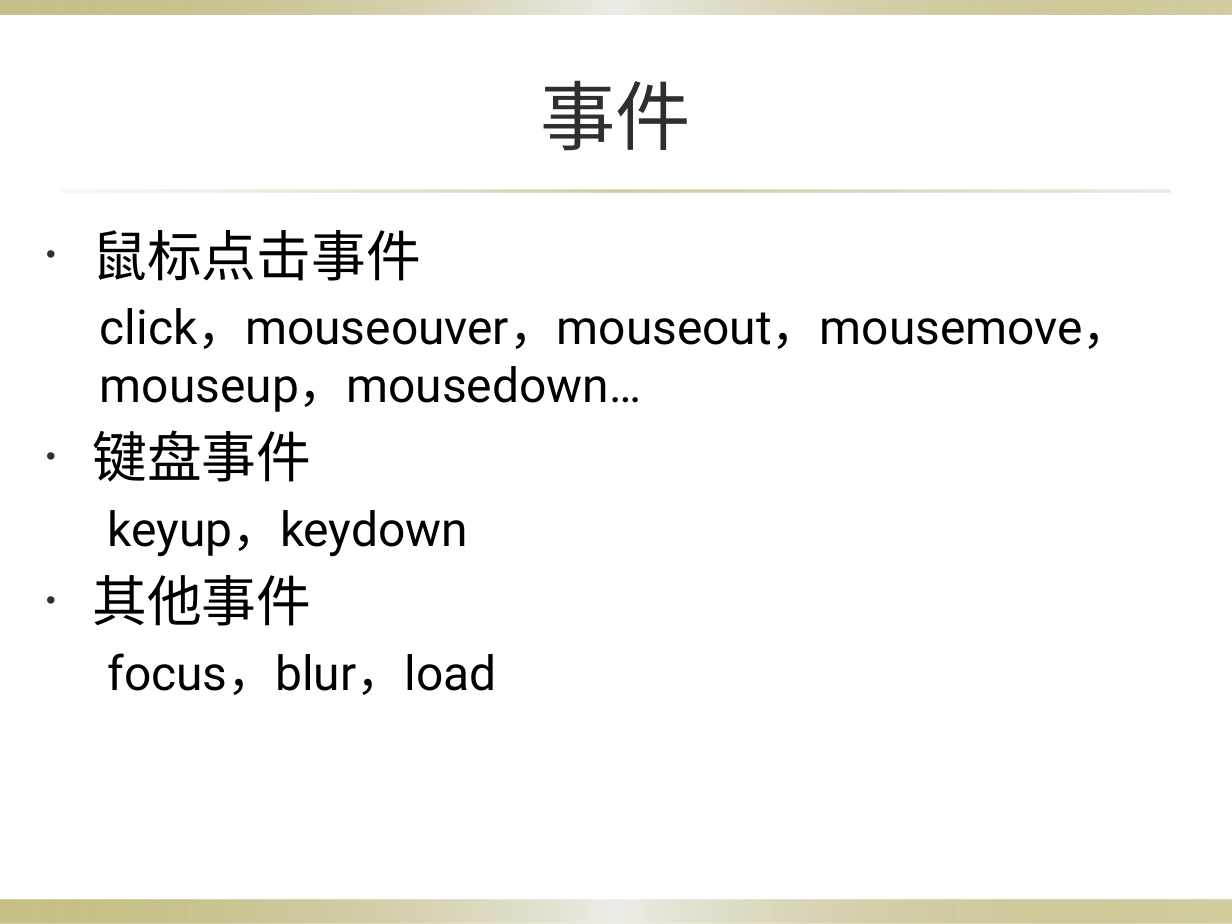
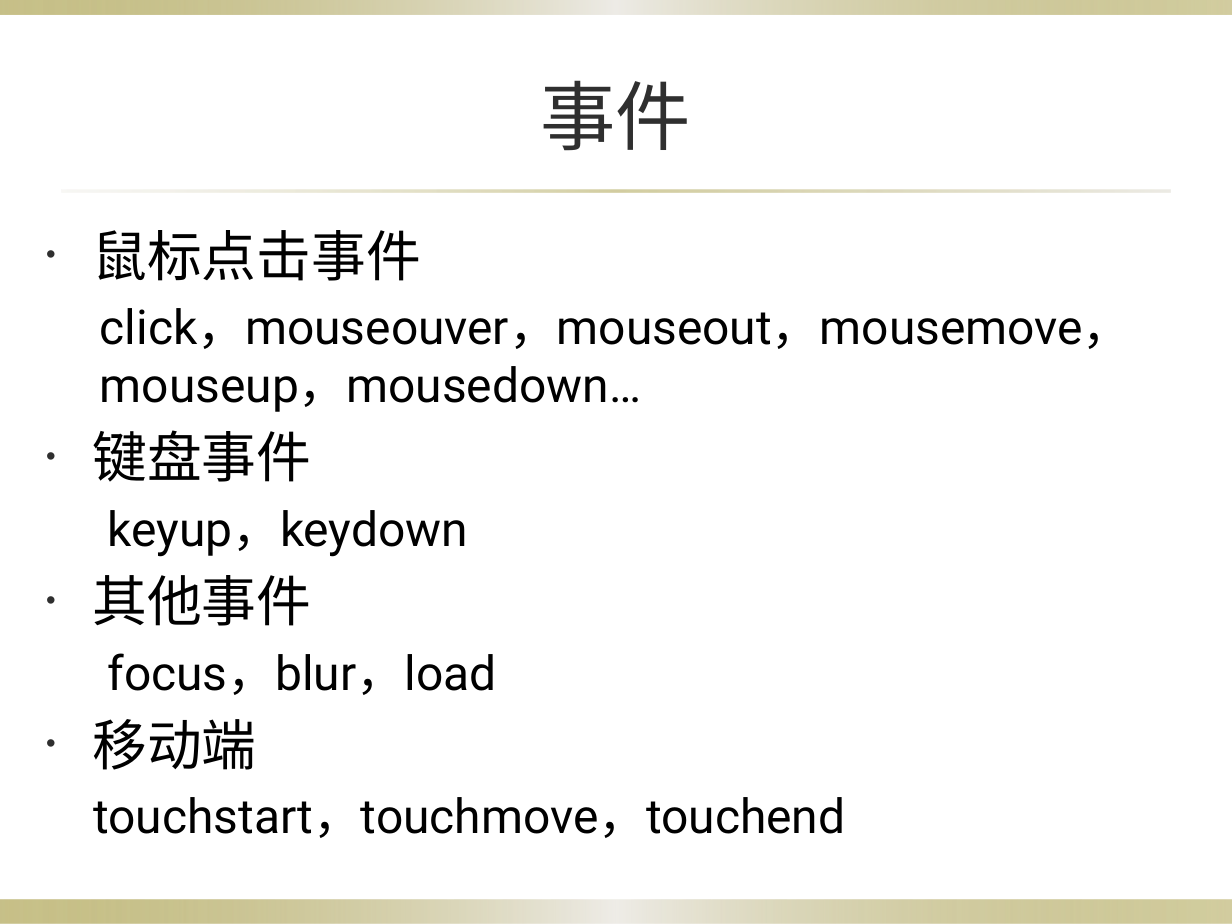
Before and after one commit to yangzcheung/yangzcheung, a slide deck: slide 15 of Dom/HTML DOM（css，event）.pptx (slide 12 before the commit). Drawn at 1232x924 pixels with LibreOffice and Linux fonts; fonts in the diff are those of the drawing; background and template pictures are left out. Boxes give left, top, right and bottom in pixels: in the first picture for what was removed or moved away, otherwise in the second. Text is boxed around its words. In the diff, an @@ line names an element or a change of style, - is before the commit and + after.

```diff
--- a/Dom/HTML DOM（css，event）.pptx
+++ b/Dom/HTML DOM（css，event）.pptx
@@ text at (x1=92, y1=719, x2=845, y2=838): paragraphs added @@
+• 移动端
+touchstart，touchmove，touchend
```
Also in this commit, not shown: 6 other slides changed, 8 slides added, 2 slides removed, 3 other files.
